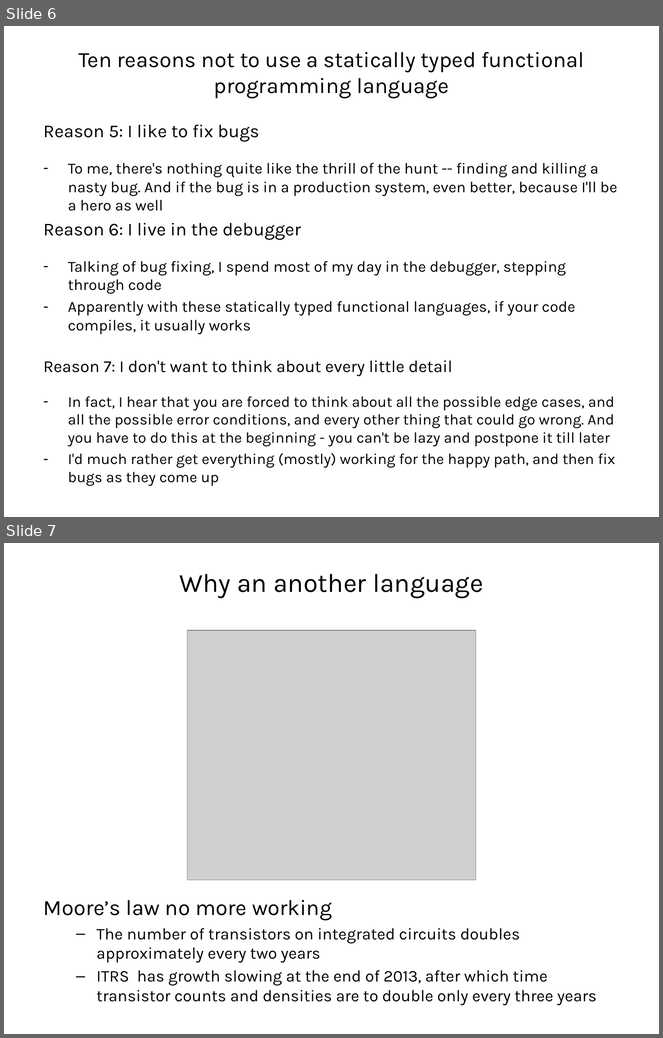
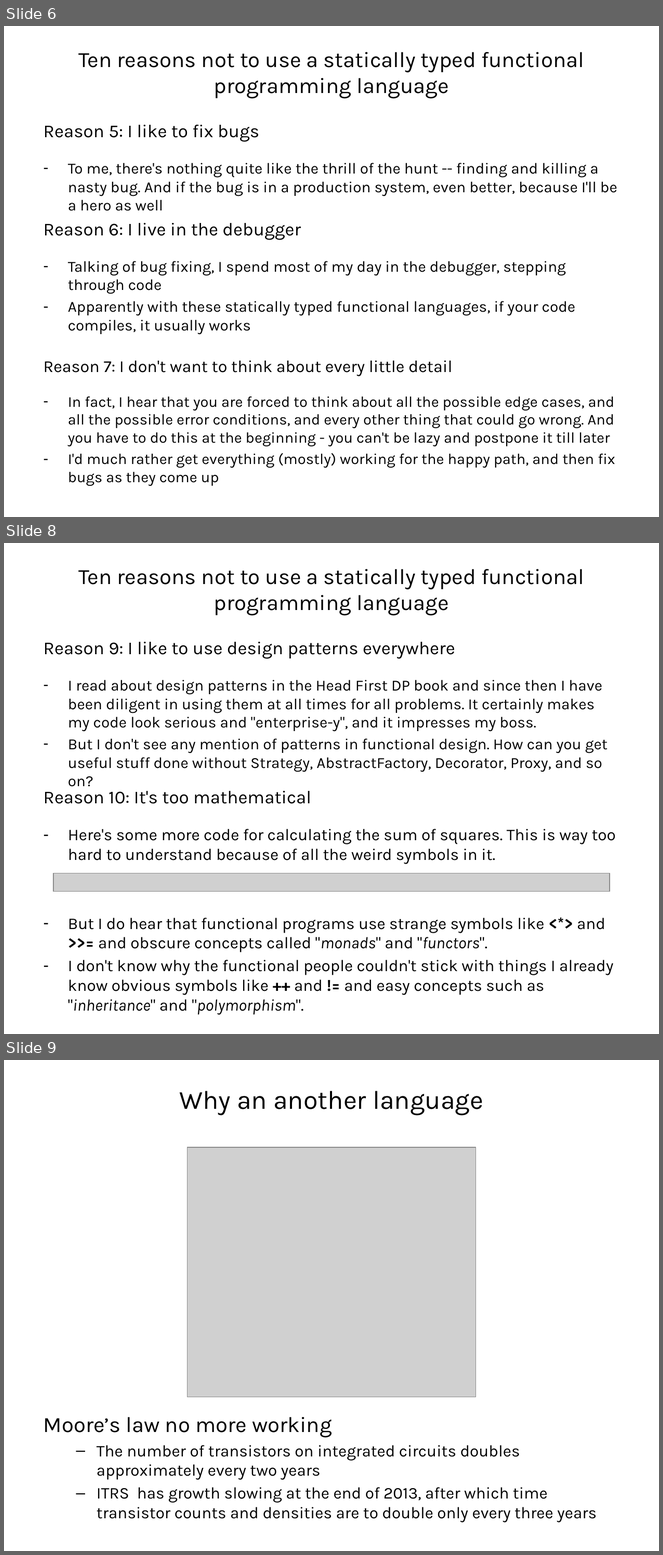
Before and after one commit to vba/presentations, a slide deck: fsharp/part1/presentation.pptx. Shown one above the other, each under a label of ours: slides 6 and 7 before the commit, slides 6, 8 and 9 after it; the slides between them are not shown. The pictures are 663x1038 and 663x1555 pixels, drawn with LibreOffice and Linux fonts; fonts in the diff are those of the drawing; grey boxes stand for pictures. Boxes give left, top, right and bottom in pixels: in the first picture for what was removed or moved away, otherwise in the second. Text is boxed around its words. In the diff, an @@ line names an element or a change of style, - is before the commit and + after.

Commit message:
[fsharp] Finish ten reasons to avoid f#

```diff
--- a/fsharp/part1/presentation.pptx
+++ b/fsharp/part1/presentation.pptx
@@ slide 8 added at box(4, 543, 659, 1034), background #FFFFFF @@
@@ title added at box(78, 569, 584, 616), 24 pt, text #000000 @@
+Ten reasons not to use a statically typed functional programming language
@@ text added at box(44, 642, 608, 787), 17 pt, text #000000 @@
+Reason 9: I like to use design patterns everywhere
+– I read about design patterns in the Head First DP book and since then I have been diligent in using them at all times for all problems. It certainly makes my code look serious and "enterprise-y", and it impresses my boss.
+– But I don't see any mention of patterns in functional design. How can you get useful stuff done without Strategy, AbstractFactory, Decorator, Proxy, and so on?
@@ text added at box(44, 791, 616, 1015), 18 pt, text #000000 @@
+Reason 10: It's too mathematical
+– Here's some more code for calculating the sum of squares. This is way too hard to understand because of all the weird symbols in it.
+– But I do hear that functional programs use strange symbols like <*> and >>= and obscure concepts called "monads" and "functors".
+– I don't know why the functional people couldn't stick with things I already know obvious symbols like ++ and != and easy concepts such as "inheritance" and "polymorphism".
@@ picture added at box(53, 873, 609, 891) @@
@@ what was slide 7 is now slide 9 @@
```
Also in this commit, not shown: 1 other slide added.
